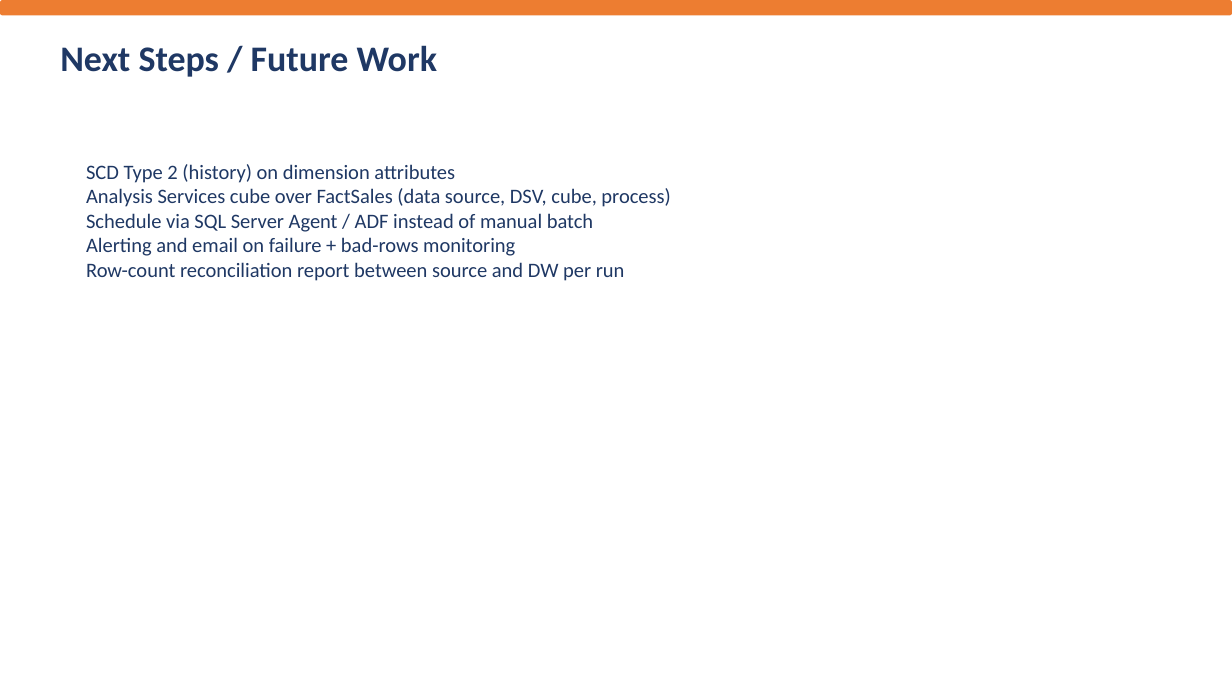
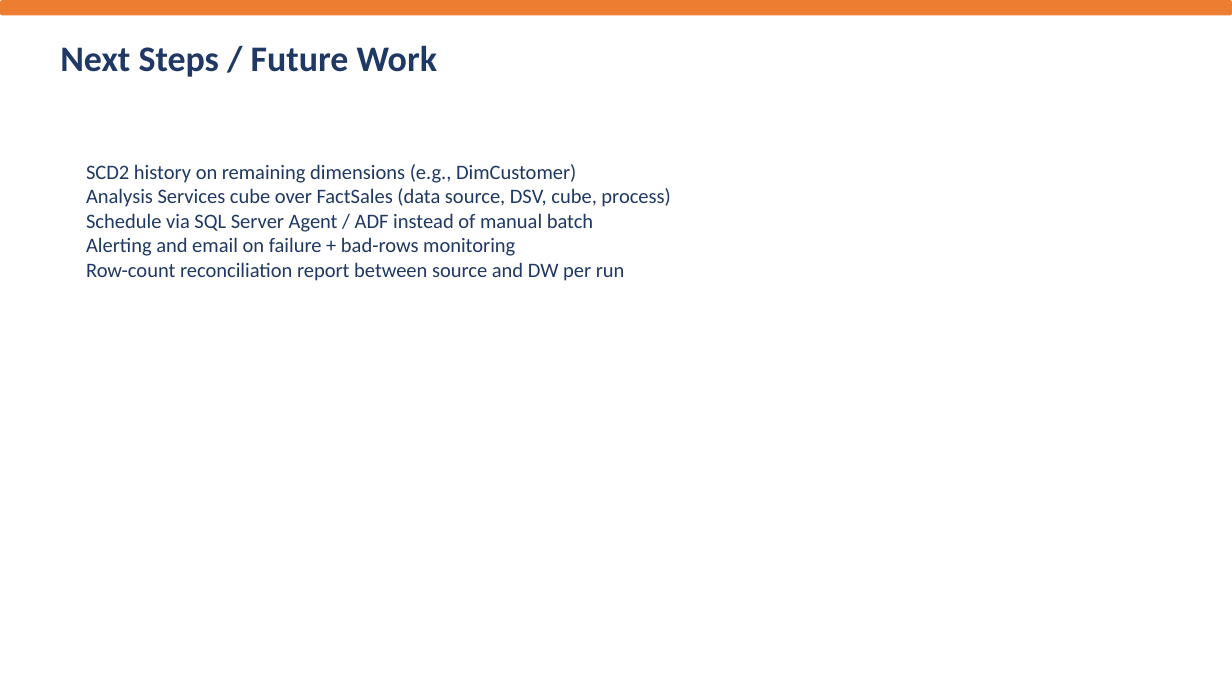
Before and after one commit to SayedGameaSayed/Ejada-Project, a slide deck: slide 13 of Docs/AdventureWorks_ETL_Presentation.pptx. Drawn at 1232x693 pixels with LibreOffice and Linux fonts; fonts in the diff are those of the drawing. Boxes give left, top, right and bottom in pixels: in the first picture for what was removed or moved away, otherwise in the second. Text is boxed around its words. In the diff, an @@ line names an element or a change of style, - is before the commit and + after.

```diff
--- a/Docs/AdventureWorks_ETL_Presentation.pptx
+++ b/Docs/AdventureWorks_ETL_Presentation.pptx
@@ text at bbox=[86, 164, 670, 281]: text changed @@
-SCD Type 2 (history) on dimension attributes
-Analysis Services cube over FactSales (data source, DSV, cube, process)
-Schedule via SQL Server Agent / ADF instead of manual batch
-Alerting and email on failure + bad-rows monitoring
-Row-count reconciliation report between source and DW per run
+SCD2 history on remaining dimensions (e.g., DimCustomer)
+Analysis Services cube over FactSales (data source, DSV, cube, process)
+Schedule via SQL Server Agent / ADF instead of manual batch
+Alerting and email on failure + bad-rows monitoring
+Row-count reconciliation report between source and DW per run
```
Also in this commit, not shown: 7 other slides changed, 7 other files.
